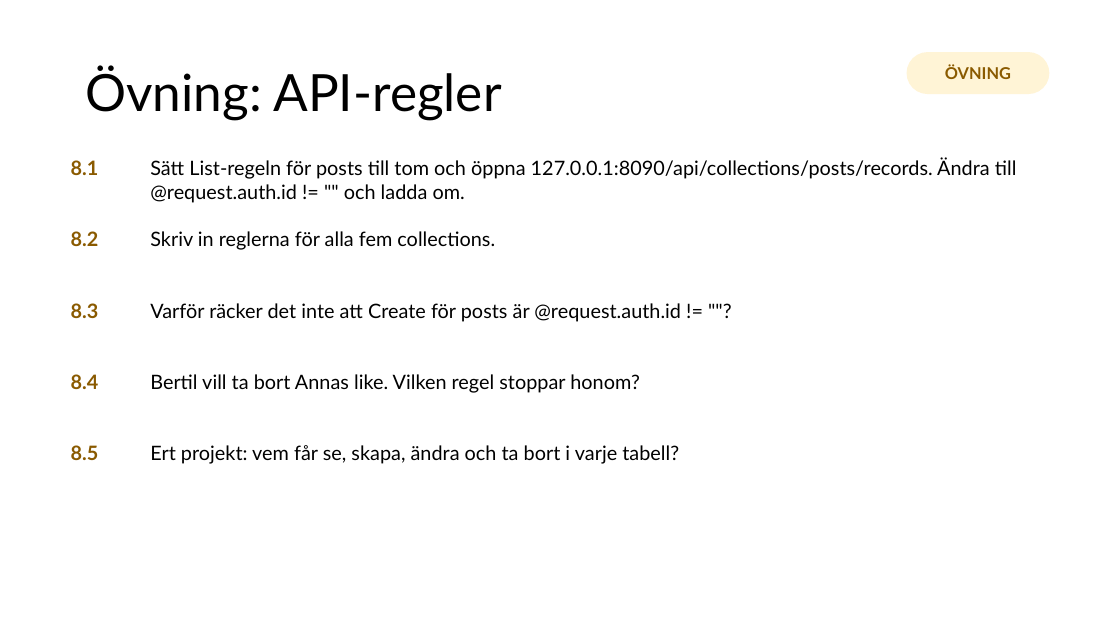
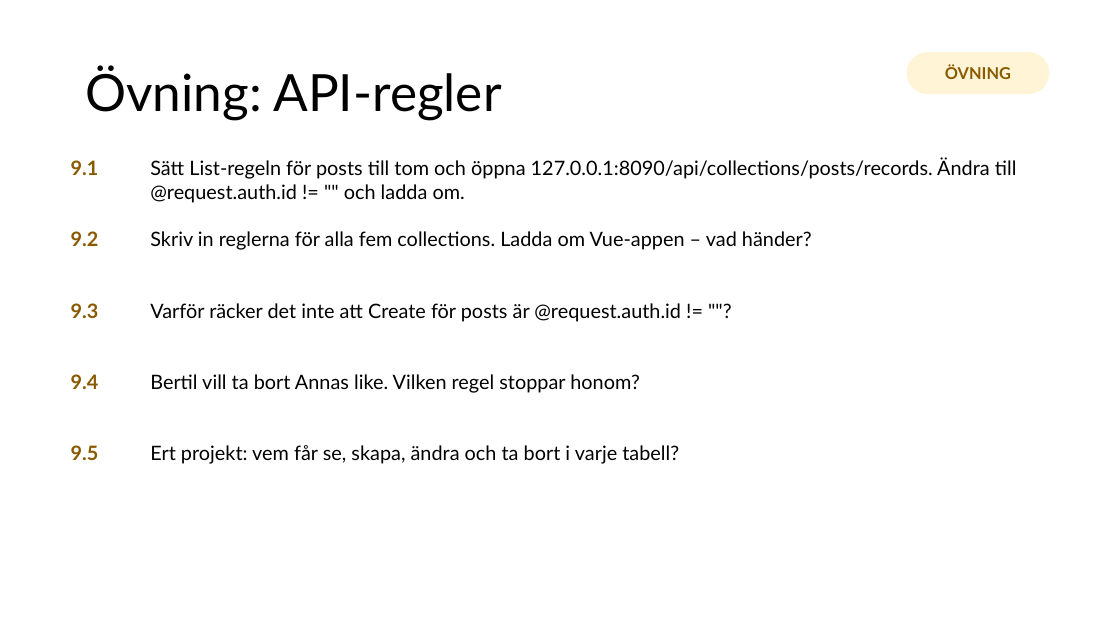
Before and after one commit to abbjetmus/pocketbase-flutter-kurs, a slide deck: slide 38 of Databaser och mobilapputveckling - sammanfattning.pptx (slide 33 before the commit). Drawn at 1120x630 pixels with LibreOffice and Linux fonts; fonts in the diff are those of the drawing. Boxes give left, top, right and bottom in pixels: in the first picture for what was removed or moved away, otherwise in the second. Text is boxed around its words. In the diff, an @@ line names an element or a change of style, - is before the commit and + after.

```diff
--- a/Databaser och mobilapputveckling - sammanfattning.pptx
+++ b/Databaser och mobilapputveckling - sammanfattning.pptx
@@ text at box(71, 160, 99, 175): text changed @@
-8.1
+9.1
@@ text at box(71, 231, 99, 246): text changed @@
-8.2
+9.2
@@ text at box(150, 231, 812, 250): text changed @@
-Skriv in reglerna för alla fem collections.
+Skriv in reglerna för alla fem collections. Ladda om Vue-appen – vad händer?
@@ text at box(71, 303, 99, 318): text changed @@
-8.3
+9.3
@@ text at box(71, 374, 99, 389): text changed @@
-8.4
+9.4
@@ text at box(71, 445, 99, 460): text changed @@
-8.5
+9.5
```
Also in this commit, not shown: 4 other slides changed, 5 slides added.
